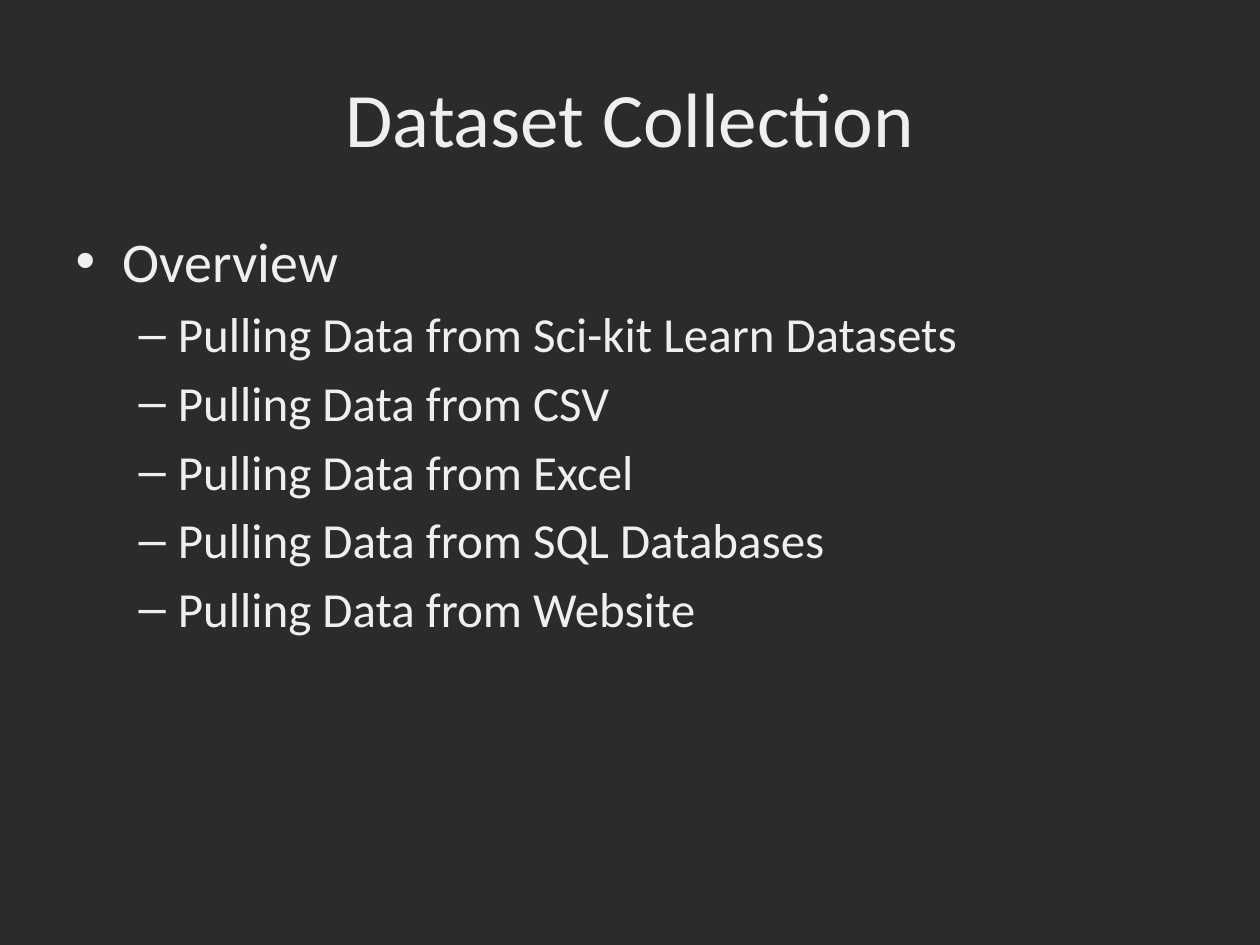
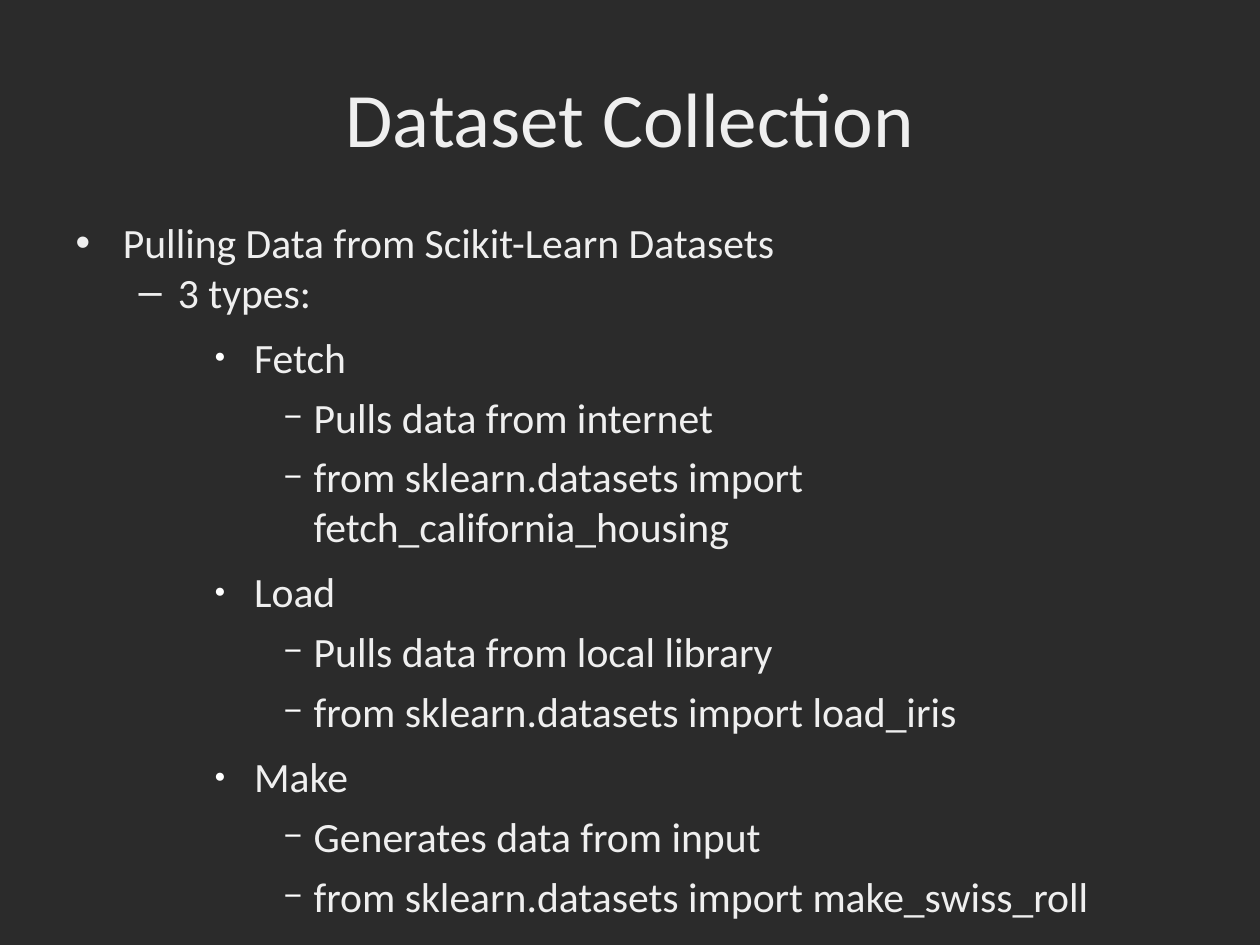
Before and after one commit to dbowmans46/PracticalProgramming, a slide deck: slide 185 of Session 7 - Python/Instructional Material/Session 7 - Python Brief Intro to Machine Learning with Scikit Learn.odp (slide 182 before the commit). Drawn at 1260x945 pixels with LibreOffice and Linux fonts; fonts in the diff are those of the drawing; background and template pictures are left out; a plain dark background stands for a picture behind light text. Boxes give left, top, right and bottom in pixels: in the first picture for what was removed or moved away, otherwise in the second. Text is boxed around its words. In the diff, an @@ line names an element or a change of style, - is before the commit and + after.

```diff
--- a/Session 7 - Python/Instructional Material/Session 7 - Python Brief Intro to Machine Learning with Scikit Learn.odp
+++ b/Session 7 - Python/Instructional Material/Session 7 - Python Brief Intro to Machine Learning with Scikit Learn.odp
@@ text at <box>123,229,1089,919</box>: text changed; size 28 to 23.8 pt @@
-• Overview
-  – Pulling Data from Sci-kit Learn Datasets
-  – Pulling Data from CSV
-  – Pulling Data from Excel
-  – Pulling Data from SQL Databases
-  – Pulling Data from Website
+• Pulling Data from Scikit-Learn Datasets
+  – 3 types:
+    ● Fetch
+      − Pulls data from internet
+      − from sklearn.datasets import fetch_california_housing
+    ● Load
+      − Pulls data from local library
+      − from sklearn.datasets import load_iris
+    ● Make
+      − Generates data from input
+      − from sklearn.datasets import make_swiss_roll
```
Also in this commit, not shown: 3 other slides changed, 6 slides added, 1 slide removed, 1 other file.
